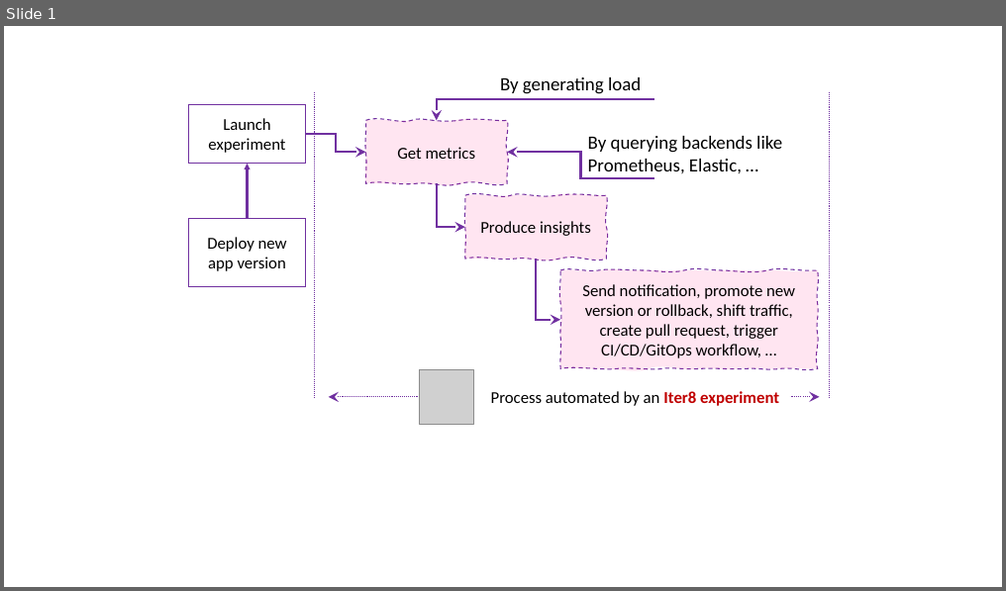
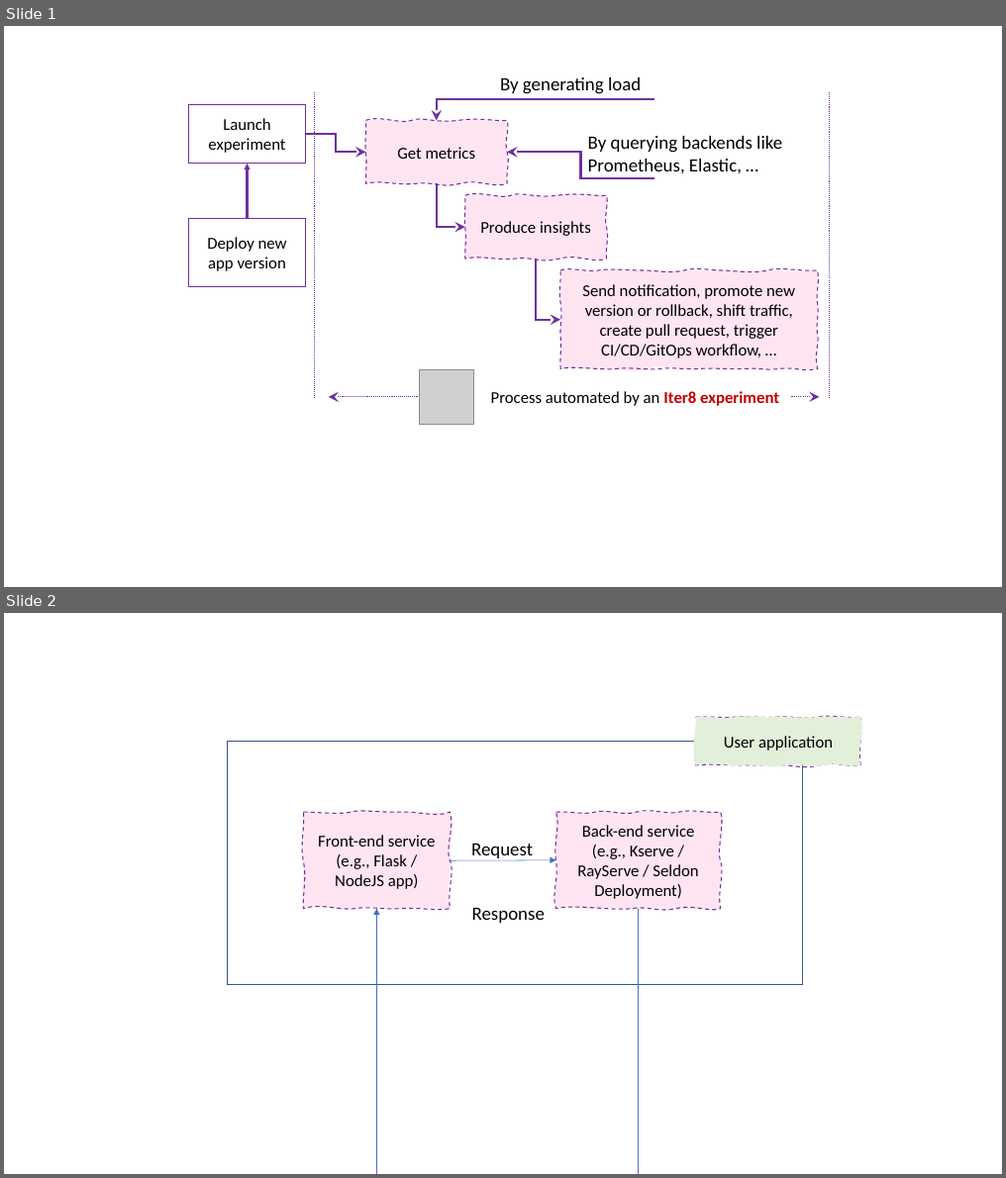
Before and after one commit to iter8-tools/iter8, a slide deck: mkdocs/docs/images/src/what-is-iter8.pptx. Shown one above the other, each under a label of ours: slide 1 before the commit, slides 1 and 2 after it. The pictures are 1006x591 and 1006x1178 pixels, drawn with LibreOffice and Linux fonts; fonts in the diff are those of the drawing; grey boxes stand for pictures. Boxes give left, top, right and bottom in pixels: in the first picture for what was removed or moved away, otherwise in the second. Text is boxed around its words. In the diff, an @@ line names an element or a change of style, - is before the commit and + after.

```diff
--- a/mkdocs/docs/images/src/what-is-iter8.pptx
+++ b/mkdocs/docs/images/src/what-is-iter8.pptx
@@ slide 2 added at (4,613,1002,1174), background #FFFFFF @@
@@ freeform shape added at (696,717,861,765), fill #E2F0D9, outline #7030A0 1 pt dashed, 16 pt, text #000000 @@
+User application
@@ rectangle added at (228,741,803,984), fill #FFFFFF, outline #325491 1 pt @@
@@ freeform shape added at (303,812,450,909), fill #FF007E at 10% opacity, outline #7030A0 1 pt dashed, 16 pt, text #000000 @@
+Front-end service (e.g., Flask / NodeJS app)
@@ freeform shape added at (556,812,721,909), fill #FF007E at 10% opacity, outline #7030A0 1 pt dashed, 16 pt, text #000000 @@
+Back-end service (e.g., Kserve / RayServe / Seldon Deployment)
@@ text added at (471,844,533,861), 18 pt, text #000000 @@
+Request
@@ arrow added from (450, 861) to (556, 861), #4472C4 0.5 pt @@
@@ elbow arrow added from (638, 909) to (377, 909), #4472C4 0.5 pt @@
@@ text added at (472,908,545,923), 18 pt, text #000000 @@
+Response
```
Also in this commit, not shown: 1 other slide added, 2 other files.
